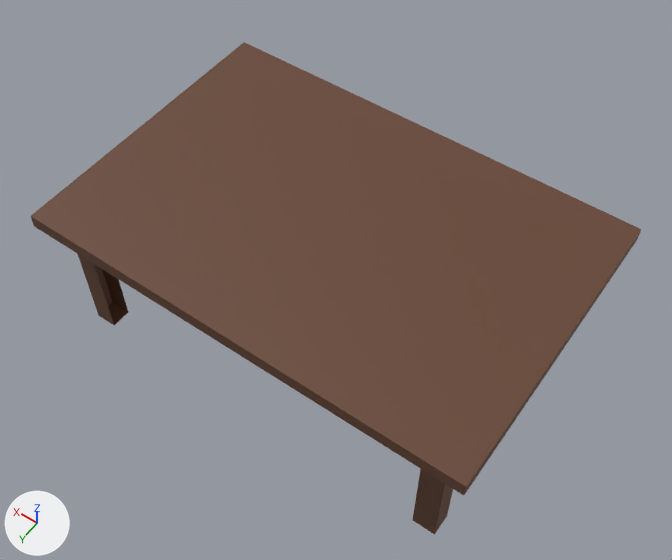
What one commit did to the Blender file SpeedShell/Assets/Blender Assets/TableEmpty.blend.
Both versions are drawn from a 50 mm lens placed at (-76.7, 87.4, 148.6), pointed at (-10.6, -5.1, 3.2). Arrows for +X, +Y and +Z are at lower left; the lights stay in place.
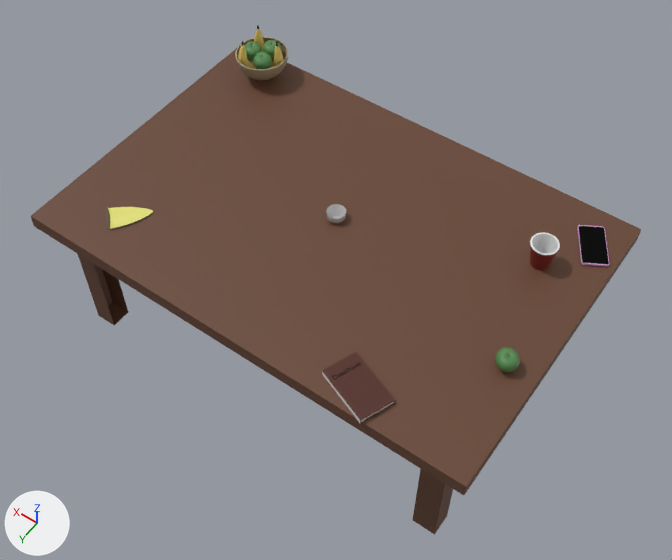
The change, as a list of edits to the scene's bpy script:
```text
Add txt_text_001:
    txt_text_001 = bpy.data.curves.new('Text.001', 'FONT')
    txt_text_001.body = 'DeathNote'
    txt_text_001.materials.append(mat_material_051)  # black #000000
Add ob_text_001:
    ob_text_001 = bpy.data.objects.new('Text.001', txt_text_001)
    ob_text_001.parent = ob_cube_191
    ob_text_001.location = (-5.684, 1.479, 0.285)
    ob_text_001.rotation_euler = (0.0, 0.0, -1.571)  # degrees (0, 0, -90)
    ob_text_001.scale = (0.637, 0.637, 0.637)
Add ob_cube_191:
    ob_cube_191 = bpy.data.objects.new('Cube.191', me_cube_191)  # 64 vertices, 60 faces; spans x -1.03..1.03, y -1.04..1.04, z -1.0..1.0; in mat_material_067 (dark red #52251a), mat_material_068 (white #e7e7e7)
    ob_cube_191.location = (-32.9, 19.9, 17.4)
    ob_cube_191.rotation_euler = (0.0081, 0.0, -0.364)  # degrees (0.5, 0, -21)
    ob_cube_191.scale = (5.46, 3.3, 0.517)
Add ob_cube_189:
    ob_cube_189 = bpy.data.objects.new('Cube.189', me_cube_189)  # 312 vertices, 256 faces; spans x -1.03..1.0, y -1.0..1.0, z -1.0..5.59; in mat_material_065 (pink #e7b1e6), mat_material_066 (black #000000)
    ob_cube_189.location = (-50.7, -30.3, 17.3)
    ob_cube_189.rotation_euler = (0.0195, -0.0116, 0.537)  # degrees (1.1, -0.7, 31)
    ob_cube_189.scale = (2.52, 4.78, -0.0835)
Add ob_cube_190:
    ob_cube_190 = bpy.data.objects.new('Cube.190', me_cube_190)  # 290 vertices, 288 faces; spans x -1.48..1.48, y -3.48..1.26, z -2.38..0.92; in mat_material_063 (yellow #e7e37a), mat_material_064 (brown #635c41)
    ob_cube_190.location = (25.2, 15.2, 17.1)
    ob_cube_190.rotation_euler = (0.0, 0.0, -0.716)  # degrees (0, 0, -41)
    ob_cube_190.scale = (1.87, 1.87, -0.275)
Add ob_cylinder_008:
    ob_cylinder_008 = bpy.data.objects.new('Cylinder.008', me_cylinder_009)  # 4082 vertices, 4093 faces; spans x -3.64..2.35, y -1.76..3.85, z -1.21..1.24; in mat_material_059 (yellow #e7c966), mat_material_060 (dark red #3d1f18), mat_material_053 (green #54884e), mat_material_054 (black #1d150e), mat_material_052 (brown #9e9071)
    ob_cylinder_008.location = (26.9, -33.6, 23.3)
    ob_cylinder_008.rotation_euler = (-0.5, 0.0, -8.329)  # degrees (-29, 0, 243)
    ob_cylinder_008.scale = (1.87, 1.87, 4.51)
Add ob_cylinder_009:
    ob_cylinder_009 = bpy.data.objects.new('Cylinder.009', me_cylinder_010)  # 189 vertices, 164 faces; spans x -1.4..1.4, y -1.39..1.4, z -0.38..2.45; in mat_material_061 (dark red #7c1f1a), mat_material_062 (white #e7e7e7)
    ob_cylinder_009.location = (-44.6, -21.3, 17.6)
    ob_cylinder_009.scale = (1.87, 1.87, 1.87)
Add ob_cylinder_015:
    ob_cylinder_015 = bpy.data.objects.new('Cylinder.015', me_cylinder_016)  # 324 vertices, 299 faces; spans x -1.0..1.0, y -0.99..1.0, z -0.51..0.51; in mat_material_058 (light grey #cccccc)
    ob_cylinder_015.location = (-8.2, -8.5, 17.9)
    ob_cylinder_015.scale = (1.87, 1.87, 1.87)
Add ob_sphere_001:
    ob_sphere_001 = bpy.data.objects.new('Sphere.001', me_sphere_001)  # 509 vertices, 538 faces; spans x -1.08..1.13, y -1.15..1.09, z -0.99..1.16; in mat_material_053 (green #54884e), mat_material_054 (black #1d150e)
    ob_sphere_001.location = (-50.5, 2.1, 18.7)
    ob_sphere_001.scale = (1.87, 1.87, 1.87)
```

Pixel boxes [x1, y1, x2, y2] of what changed, in the pictures (672 x 560 px):
'Cube.191', added
    after: [322, 352, 395, 424]
    faces in mat_material_067 (dark red #52251a): [322, 352, 395, 424]
    faces in mat_material_068 (white #e7e7e7): [322, 372, 394, 423]
'Cylinder.008', added
    after: [235, 25, 288, 80]
    faces in mat_material_052 (brown #9e9071): [235, 37, 288, 80]
    faces in mat_material_053 (green #54884e): [245, 40, 281, 69]
    faces in mat_material_059 (yellow #e7c967): [238, 29, 283, 69]
'Cube.189', added (black)
    after: [577, 225, 609, 267]
    faces in mat_material_066 (black #000000): [578, 226, 609, 264]
    faces in mat_material_065 (pink #e7b1e6): [577, 225, 609, 267]
'Cylinder.009', added
    after: [530, 232, 560, 270]
    faces in mat_material_062 (white #e7e7e7): [530, 232, 560, 255]
    faces in mat_material_061 (dark red #7c1f1a): [530, 245, 557, 270]
'Cube.190', added (yellow)
    after: [106, 207, 154, 229]
    faces in mat_material_063 (yellow #e7e37a): [108, 207, 153, 229]
'Sphere.001', added (green)
    after: [495, 347, 520, 372]
    faces in mat_material_053 (green #54884e): [495, 347, 520, 372]
'Cylinder.015', added
    after: [326, 204, 346, 223]
'Text.001', added
    after: [332, 363, 361, 380]
